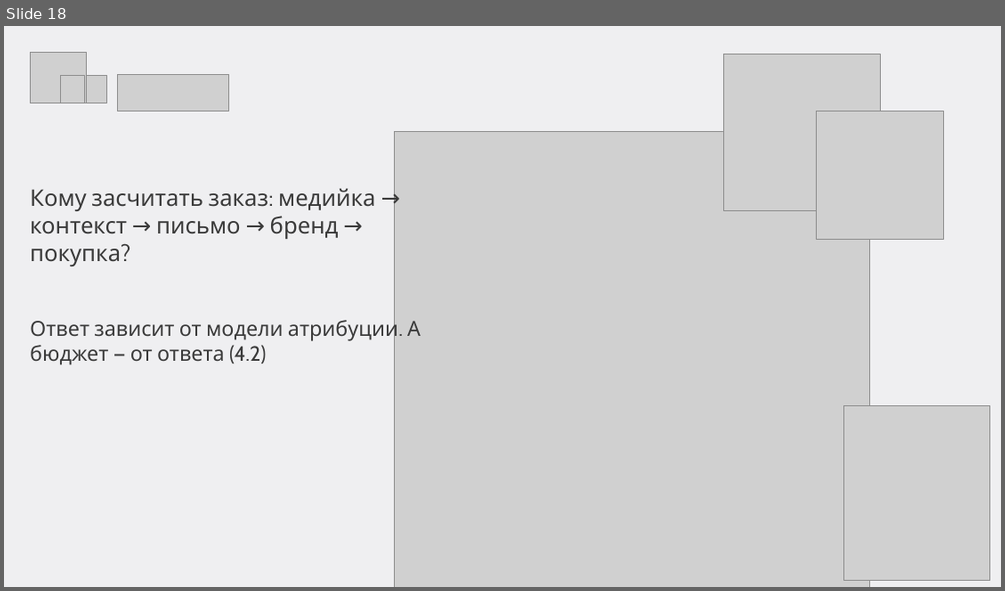
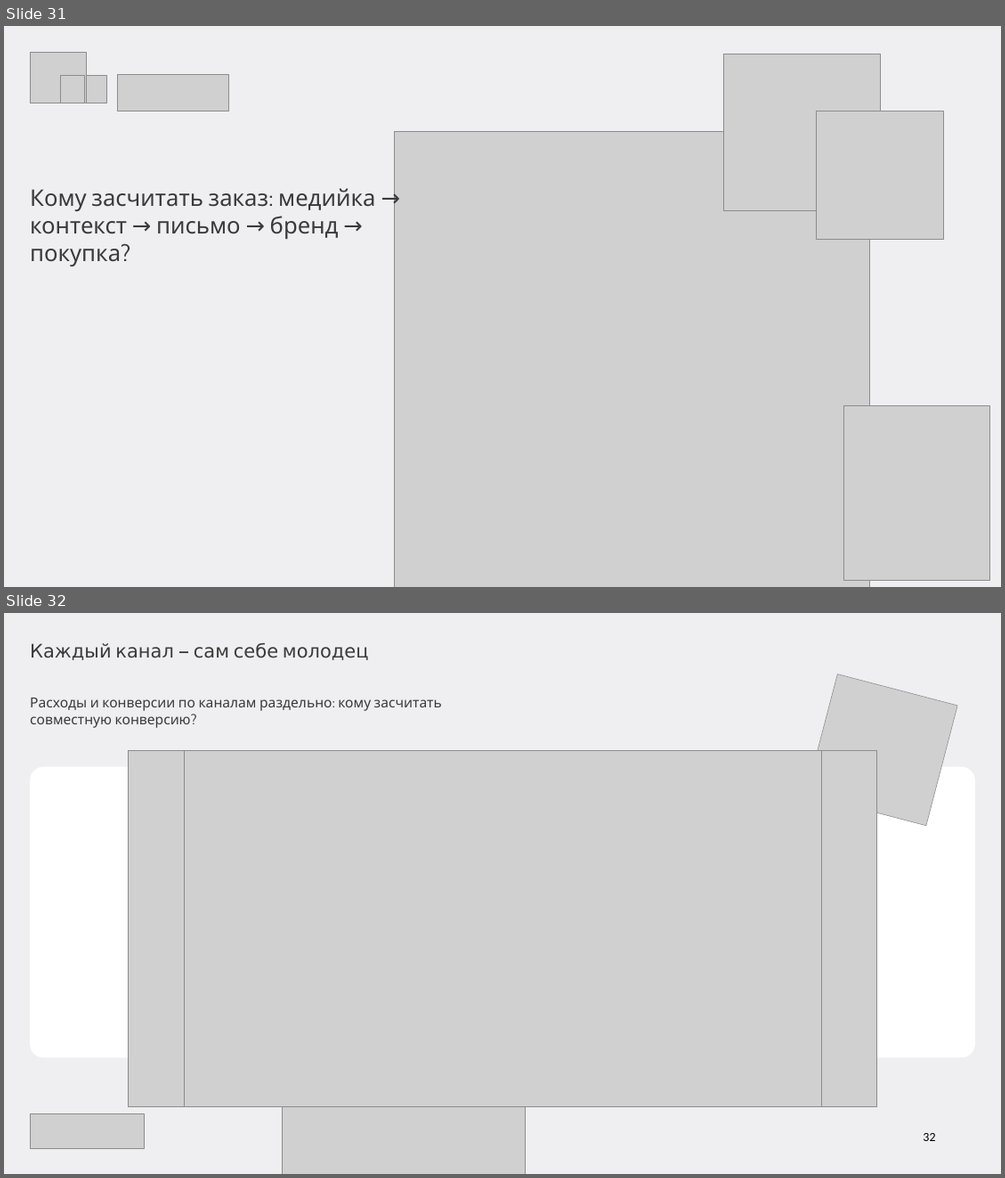
Before and after one commit to gavnukkk97/analytics-lectures, a slide deck: Драфт/маркетинговая-аналитика/presentations/Лекция 03 — Каналы и атрибуция (модули 3–4).pptx. Shown one above the other, each under a label of ours: slide 18 before the commit, slides 31 and 32 after it. The pictures are 1005x591 and 1005x1178 pixels, drawn with LibreOffice and Linux fonts; fonts in the diff are those of the drawing; grey boxes stand for pictures; background and template pictures are left out. Boxes give left, top, right and bottom in pixels: in the first picture for what was removed or moved away, otherwise in the second. Text is boxed around its words. In the diff, an @@ line names an element or a change of style, - is before the commit and + after.

Commit message:
Лекция 03 (2026-10-17): каналы, сквозная аналитика и атрибуция — финальная дека (58 слайдов) + README со ссылками (vc.ru, Шепли, Марков, YouTube); генераторы и 15 визуализаций (каналы, схемы, под капотом ML)

```diff
--- a/Драфт/маркетинговая-аналитика/presentations/Лекция 03 — Каналы и атрибуция (модули 3–4).pptx
+++ b/Драфт/маркетинговая-аналитика/presentations/Лекция 03 — Каналы и атрибуция (модули 3–4).pptx
@@ slide 32 added at <box>4,613,1001,1174</box>, background picture (left out) @@
@@ text added at <box>30,643,369,660</box>, 27 pt, text #3A3A3A @@
+Каждый канал — сам себе молодец
@@ picture added at <box>806,674,957,826</box> @@
@@ text added at <box>30,698,442,728</box>, 20 pt, text #3A3A3A @@
+Расходы и конверсии по каналам раздельно: кому засчитать совместную конверсию?
@@ rounded rectangle added at <box>30,766,497,1057</box>, fill #FFFFFF @@
@@ picture added at <box>128,750,877,1106</box> @@
@@ picture added at <box>184,750,821,1106</box> @@
@@ rounded rectangle added at <box>508,766,975,1057</box>, fill #FFFFFF @@
@@ picture added at <box>282,971,526,1174</box> @@
@@ picture added at <box>31,1114,144,1148</box> @@
@@ text added at <box>922,1133,935,1141</box>, 18 pt, text #000000 @@
+32
@@ what was slide 18 is now slide 31 @@
@@ slide 31 changed as well @@
@@ text removed at <box>30,316,421,365</box> @@
-Ответ зависит от модели атрибуции. А бюджет — от ответа (4.2)
```
Also in this commit, not shown: 24 other slides changed, 32 other slides added, 10 slides removed, 24 other files.
